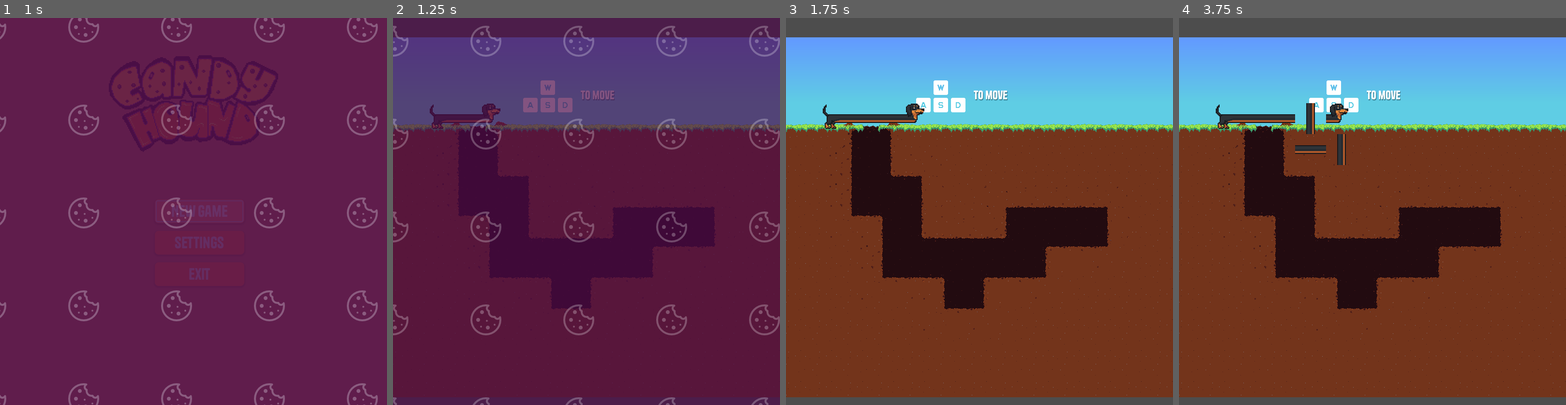
Above: before the commit, frames 1-4 (left to right).
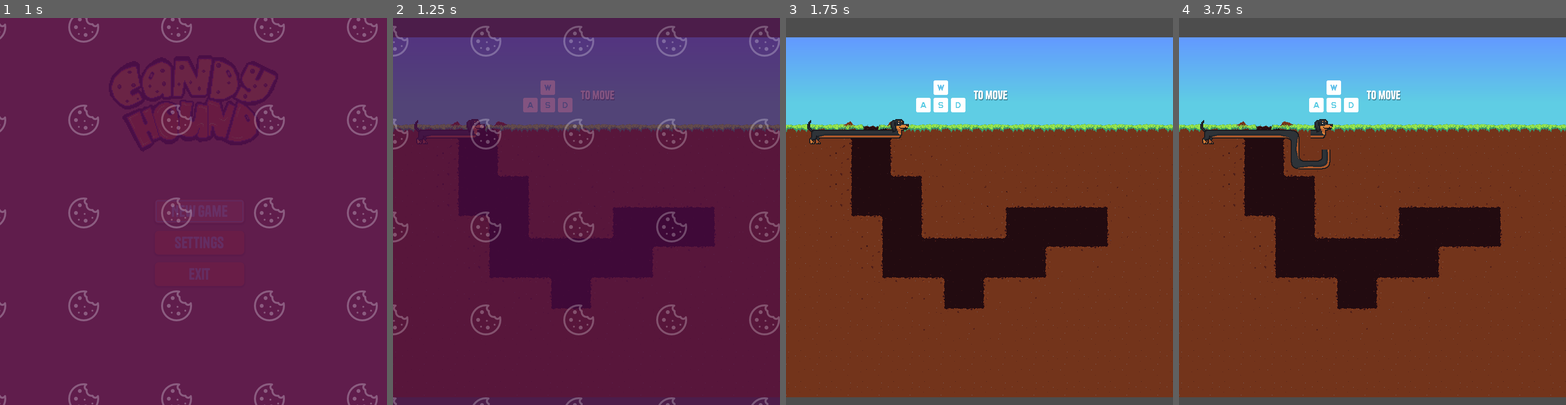
Above: after the commit, the same moments.

Repository: olferuk/brackeys-gamejam-2025.2
Game: Godot game, scene res://scenes/ui/main_menu.tscn
The game is run twice, just before and just after one commit, with the same random seed, the same clock (stepped at 60 frames per second) and the same inputs.
Inputs (mouse positions are in pixels of both pictures, inside the frame that each line leads up to):
- Up to frame 1 (1 s): click "New Game" at 0.5 s
- Up to frame 2 (1.25 s): no input
- Up to frame 3 (1.75 s): move the mouse to (1064, 192) at 1.27 s; hold D (move_right) from 1.28 s (still down); hold 2 (shrink) from 1.28 s (still down)
- Up to frame 4 (3.75 s): tap Enter at 2 s; move the mouse to (1295, 230) at 2.02 s; release D (move_right) at 2.03 s; release 2 (shrink) at 2.03 s; hold S (move_down) 2.03-2.78 s; tap T (stretch) at 2.1, 3.6 s; tap R (RestartLevel) at 2.75, 3.5 s; move the mouse to (1411, 126) at 2.77 s; hold D (move_right) 2.78-3.53 s; hold 2 (shrink) 2.78-3.53 s; move the mouse to (1353, 288) at 3.52 s; hold W (move_up) from 3.53 s (still down)

Frame 1 is identical in both runs. In frame 2, 0.7% of the frame differs, in the area x 5-28%, y 22-33%; in frame 3, 1.3%; in frame 4, 2.3%, in the area x 5-44%, y 22-40%.

Commit message:
Hound corners

Diff:
--- a/scenes/levels/level01.tscn
+++ b/scenes/levels/level01.tscn
@@ -223,4 +223,4 @@
 position = Vector2(576, 320)
 
 [node name="Hound" parent="." instance=ExtResource("4_i4uh8")]
-position = Vector2(224, 96)
+position = Vector2(192, 128)
--- a/scenes/ui/main_menu.tscn
+++ b/scenes/ui/main_menu.tscn
@@ -6,6 +6,7 @@
 [ext_resource type="Texture2D" uid="uid://cswikx2iughtd" path="res://vfx/ui/title.png" id="4_8g5eo"]
 [ext_resource type="Theme" uid="uid://kv5hrut8ubdx" path="res://vfx/dog_theme.tres" id="5_7suek"]
 [ext_resource type="AudioStream" uid="uid://36ec8a4kocru" path="res://sfx/wob.mp3" id="6_otr3d"]
+[ext_resource type="AudioStream" uid="uid://dysnssfudtc1i" path="res://sfx/crunch.wav" id="7_btxxm"]
 
 [sub_resource type="ShaderMaterial" id="ShaderMaterial_rtw2f"]
 shader = ExtResource("3_q85j6")
@@ -94,6 +95,7 @@
 volume_db = -6.0
 
 [node name="ClickSound" type="AudioStreamPlayer2D" parent="ButtonsContainer"]
+stream = ExtResource("7_btxxm")
 volume_db = -6.0
 
 [connection signal="mouse_entered" from="ButtonsContainer/VBoxContainer/NewGame" to="." method="_on_new_game_mouse_entered"]
--- a/src/hound.gd
+++ b/src/hound.gd
@@ -70,16 +70,30 @@
 		return
 
 	#is_in_progress = true
-	# spawn new part
+	# spawn either straight section or curved section
 	if direction == prev_direction:
 		_add_section(SectionType.BODY, head_coords*Global.cell_size, direction)
 	else:
-		_add_section(SectionType.BODY, head_coords*Global.cell_size, direction)
+		_add_section(
+			SectionType.BODY,
+			head_coords*Global.cell_size,
+			direction,
+			prev_direction
+		)
 
-	#move head
-	var head := body_sections.get_child(head_index) as Sprite2D
-	head.position += direction*Global.cell_size
+	# move head
 	head_coords += direction
+	if direction == prev_direction:
+		# simply update position, as we don't need to re-create the head
+		var head := body_sections.get_child(head_index) as Sprite2D
+		head.position += direction*Global.cell_size
+	else:
+		# re-create the head, as it's turned otherwise now
+		var head := body_sections.get_child(head_index) as Sprite2D
+		head.position += direction*Global.cell_size
+
+	# play expand sound
+	$Sounds/StretchSound.play()
 
 	# change state
 	occupied_cells.append(head_coords)
@@ -91,18 +105,29 @@
 func _is_crossing_itself(direction: Vector2i) -> bool:
 	return (head_coords + direction) in occupied_cells
 
-func _add_section(section_type: SectionType, spawn_at: Vector2, orient_towards: Vector2i):
-	var cell: Vector2i = _get_atlas_coords(section_type, orient_towards)
+func _add_section(
+	section_type: SectionType,
+	spawn_at: Vector2,
+	new_direction: Vector2i,
+	old_direction: Vector2i = Vector2i.ZERO
+) -> void:
+	var cell: Vector2i = _get_atlas_coords(
+		section_type, new_direction, old_direction
+	)
 
 	# TODO: do not cut on the fly, pre-cut, put in a hidden group, copy whenever needed
 	var spr: Sprite2D = _extract_sprite(dog_body_layer, cell)
 	spr.position = spawn_at
 	body_sections.add_child(spr)
 
-func _get_atlas_coords(section_type: SectionType, orient_towards: Vector2i) -> Vector2i:
+func _get_atlas_coords(
+	section_type: SectionType,
+	new_direction: Vector2i,
+	old_direction: Vector2i = Vector2i.ZERO
+) -> Vector2i:
 	match section_type:
 		SectionType.TAIL:
-			match orient_towards:
+			match new_direction:
 				Vector2i.LEFT:
 					return body_schema.tail_left
 				Vector2i.RIGHT:
@@ -112,7 +137,7 @@
 				Vector2i.DOWN:
 					return body_schema.tail_down
 		SectionType.HEAD:
-			match orient_towards:
+			match new_direction:
 				Vector2i.LEFT:
 					return body_schema.head_left
 				Vector2i.RIGHT:
@@ -122,15 +147,31 @@
 				Vector2i.DOWN:
 					return body_schema.head_down
 		SectionType.BODY:
-			match orient_towards:
-				Vector2i.LEFT:
-					return body_schema.body_h
-				Vector2i.RIGHT:
-					return body_schema.body_h
-				Vector2i.UP:
-					return body_schema.body_v
-				Vector2i.DOWN:
-					return body_schema.body_v
+			if old_direction == Vector2i.ZERO:
+				match new_direction:
+					Vector2i.LEFT:
+						return body_schema.body_h
+					Vector2i.RIGHT:
+						return body_schema.body_h
+					Vector2i.UP:
+						return body_schema.body_v
+					Vector2i.DOWN:
+						return body_schema.body_v
+			else:
+				var d = new_direction
+				var p = old_direction
+				if (p == Vector2i.LEFT and d == Vector2i.DOWN or
+					p == Vector2i.UP and d == Vector2i.RIGHT):
+						return body_schema.body_c1100
+				if (p == Vector2i.RIGHT and d == Vector2i.DOWN or
+					p == Vector2i.UP and d == Vector2i.LEFT):
+						return body_schema.body_c0110
+				if (p == Vector2i.RIGHT and d == Vector2i.UP or
+					p == Vector2i.DOWN and d == Vector2i.LEFT):
+						return body_schema.body_c0011
+				if ((p == Vector2i.DOWN and d == Vector2i.RIGHT) or
+					(p == Vector2i.LEFT and d == Vector2i.UP)):
+						return body_schema.body_c1001
 	return Vector2i.ZERO
 
 func _extract_sprite(ts: TileMapLayer, atlas_coords: Vector2i) -> Sprite2D:
Not shown: 1 places in scenes/ui/main_menu.tscn that only renumber resources
Not shown: 3 places in vfx/dog_theme.tres that only renumber resources
